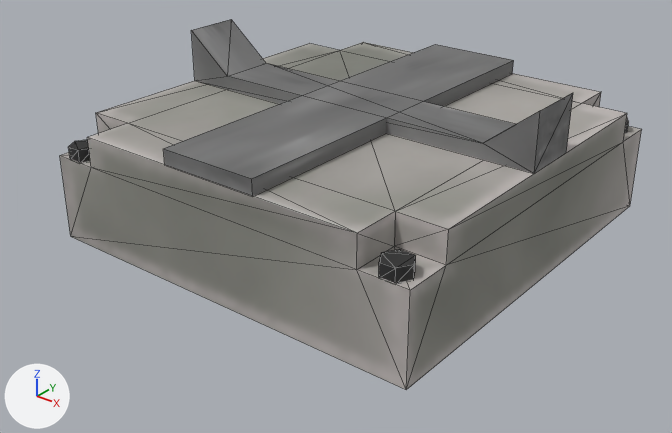
Two versions of the FBX model Unity/Assets/Models/MiniSlab.FBX, one commit apart.
Camera for both pictures: a 50 mm lens placed at (1.056, -1.4, 0.82), pointed at (0.03, -0.117, 0.025). The lights are fixed; the arrows at lower left show +X, +Y and +Z. Mesh edges are drawn as thin lines. Objects named as collision shapes, trigger or cutter boxes, shadow casters or lower levels of detail are left out. Where no turn or scale is listed for an object, it has been applied to the vertices.

The first picture shows 'Bolt001', 'ConcreteBase', 'LongBase', 'Widebase'.
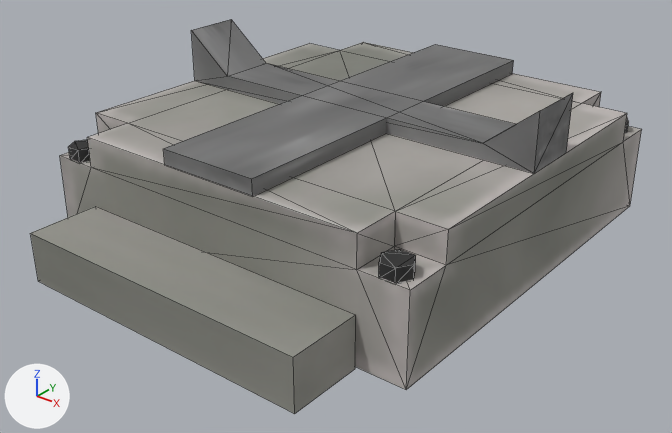
Edits to the scene script, one JSON object a line:
```json
{"op": "add", "block": "me_mesh_008", "code": ["me_mesh_008 = bpy.data.meshes.new('Mesh.008')", "me_mesh_008.from_pydata(...)  # a box spanning x -0.314..0.314, y -0.073..0.073, z 0.0..0.1", "me_mesh_008.materials.append(mat_material__4)"]}
{"op": "add", "block": "ob_box001", "code": ["ob_box001 = bpy.data.objects.new('Box001', me_mesh_008)", "ob_box001.location = (0.0, -0.497, -0.041)"]}
```

Where the change shows, as pixel boxes (x1, y1, x2, y2) in the pictures (672 x 433 px):
```json
{"object": "Box001", "change": "added", "after": [30, 206, 356, 414]}
```
